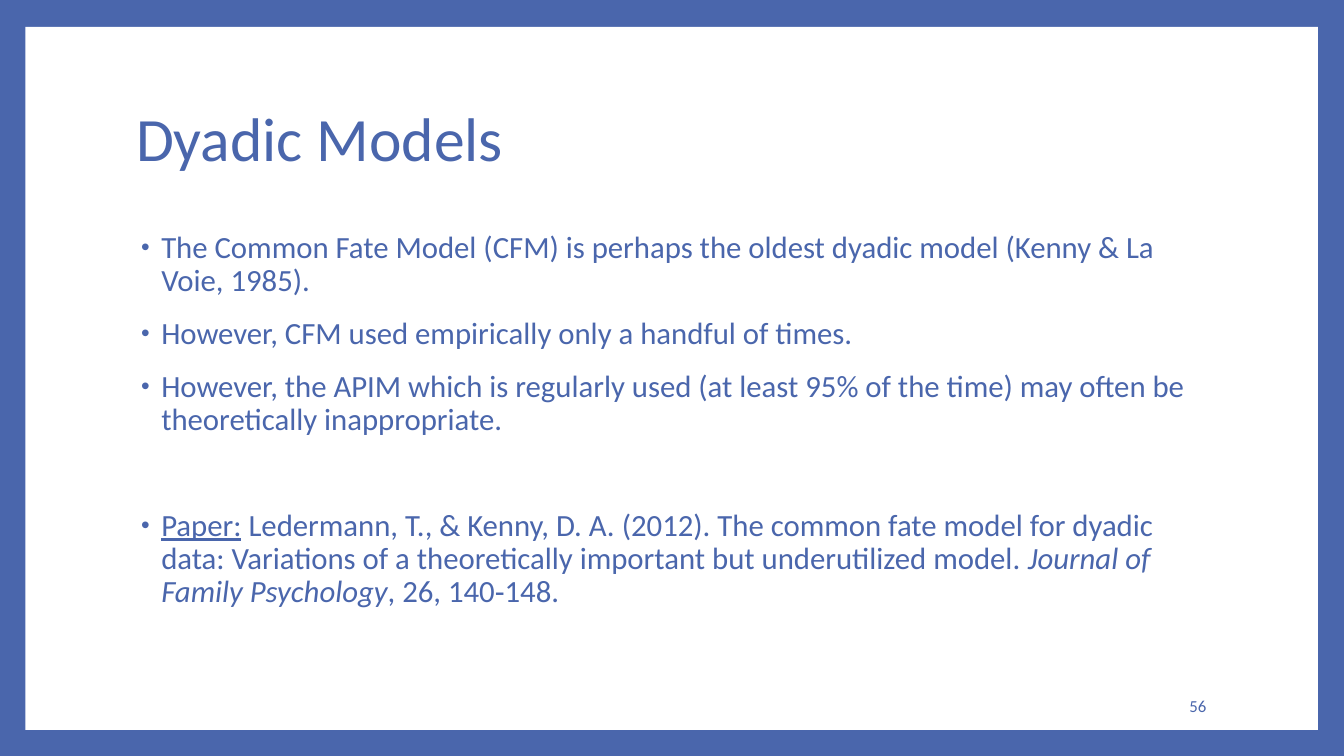
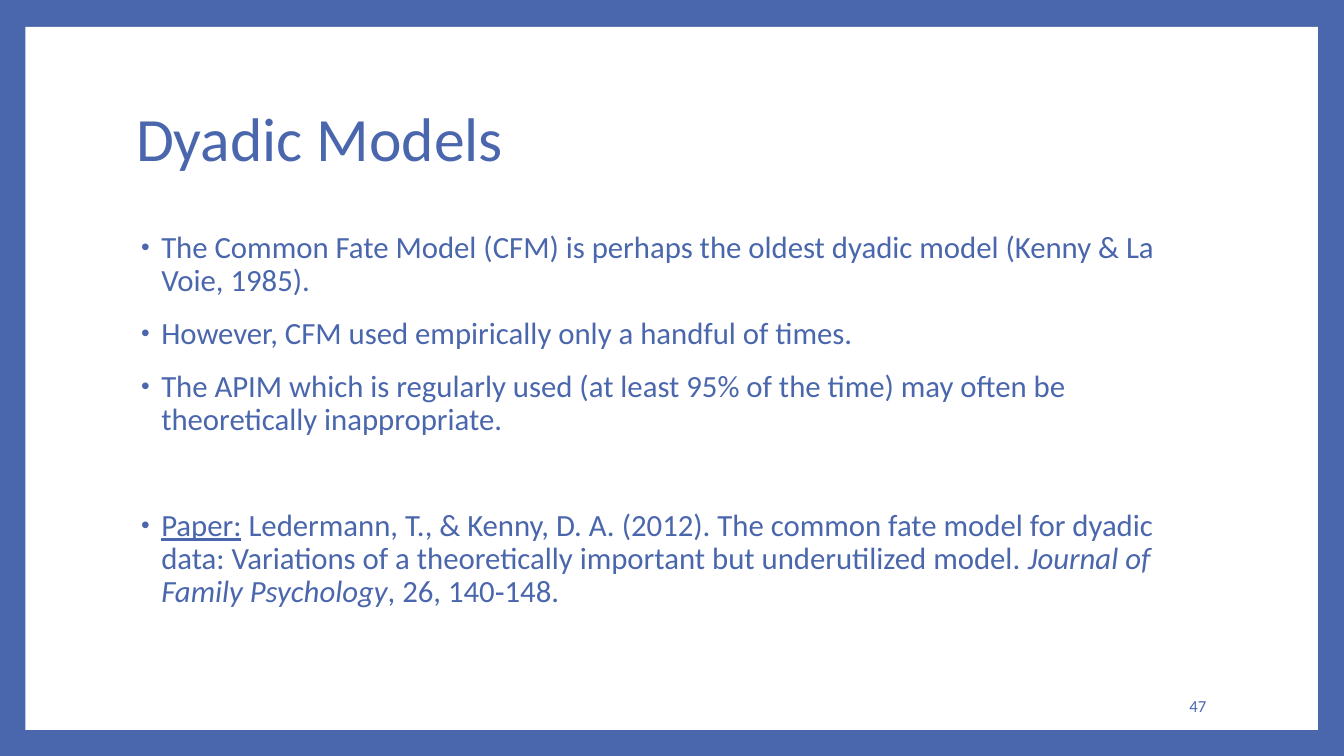
Before and after one commit to RandiLGarcia/2day-dyad-workshop, a slide deck: slide 47 of Day 2/Lecture Slides/Day 2 Slides.pptx (slide 56 before the commit). Drawn at 1344x756 pixels with LibreOffice and Linux fonts; fonts in the diff are those of the drawing. Boxes give left, top, right and bottom in pixels: in the first picture for what was removed or moved away, otherwise in the second. Text is boxed around its words. In the diff, an @@ line names an element or a change of style, - is before the commit and + after.

```diff
--- a/Day 2/Lecture Slides/Day 2 Slides.pptx
+++ b/Day 2/Lecture Slides/Day 2 Slides.pptx
@@ text at box(161, 374, 1065, 435): text changed @@
-• However, the APIM which is regularly used (at least 95% of the time) may often be theoretically inappropriate.
+• The APIM which is regularly used (at least 95% of the time) may often be theoretically inappropriate.
@@ page number at box(1189, 701, 1206, 712): text changed @@
-56
+47
```
Also in this commit, not shown: 17 other slides changed, 8 slides removed, 7 other files.
